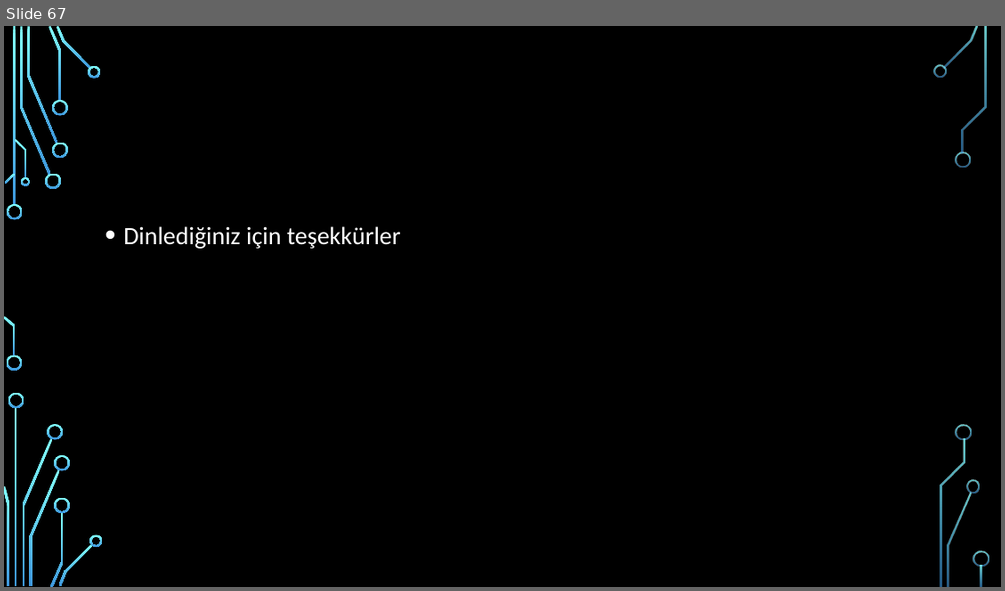
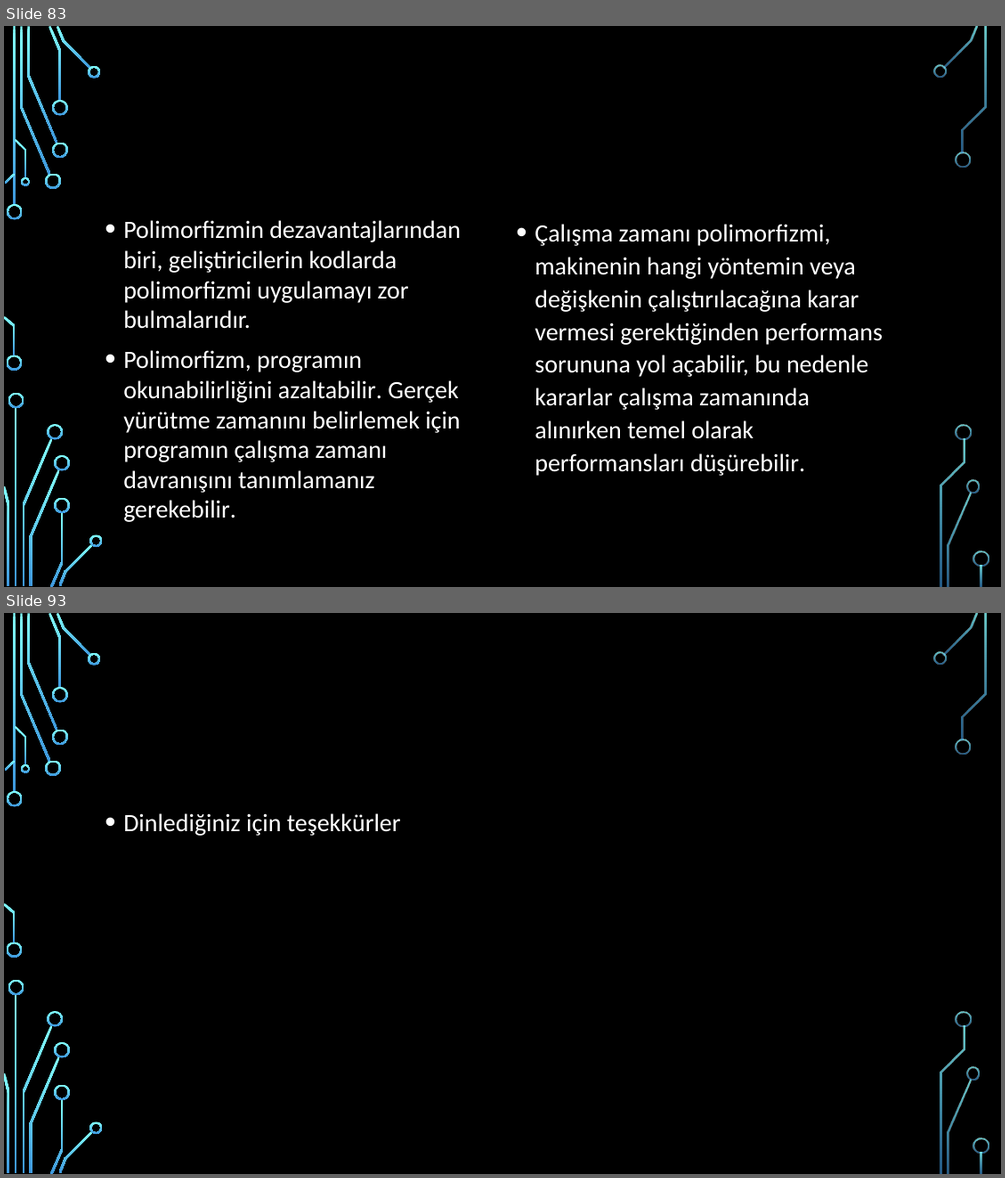
Before and after one commit to burakduman-bilgeadam/sunum, a slide deck: OOPPart2.pptx. Shown one above the other, each under a label of ours: slide 67 before the commit, slides 83 and 93 after it; the slides between them are not shown. The pictures are 1005x591 and 1005x1178 pixels, drawn with LibreOffice and Linux fonts; fonts in the diff are those of the drawing; background and template pictures are left out. Boxes give left, top, right and bottom in pixels: in the first picture for what was removed or moved away, otherwise in the second. Text is boxed around its words. In the diff, an @@ line names an element or a change of style, - is before the commit and + after.

```diff
--- a/OOPPart2.pptx
+++ b/OOPPart2.pptx
@@ slide 83 added at [4,26,1001,587], background picture (left out); not listed: 36 template elements that a slide beside it also shows @@
@@ text added at [123,220,461,492], 24 pt, text #FFFFFF @@
+• Polimorfizmin dezavantajlarından biri, geliştiricilerin kodlarda polimorfizmi uygulamayı zor bulmalarıdır.
+• Polimorfizm, programın okunabilirliğini azaltabilir. Gerçek yürütme zamanını belirlemek için programın çalışma zamanı davranışını tanımlamanız gerekebilir.
@@ text added at [534,224,882,475], 24 pt, text #FFFFFF @@
+• Çalışma zamanı polimorfizmi, makinenin hangi yöntemin veya değişkenin çalıştırılacağına karar vermesi gerektiğinden performans sorununa yol açabilir, bu nedenle kararlar çalışma zamanında alınırken temel olarak performansları düşürebilir.
@@ what was slide 67 is now slide 93 @@
```
Also in this commit, not shown: 4 slides changed, 25 other slides added, 5 other files.
